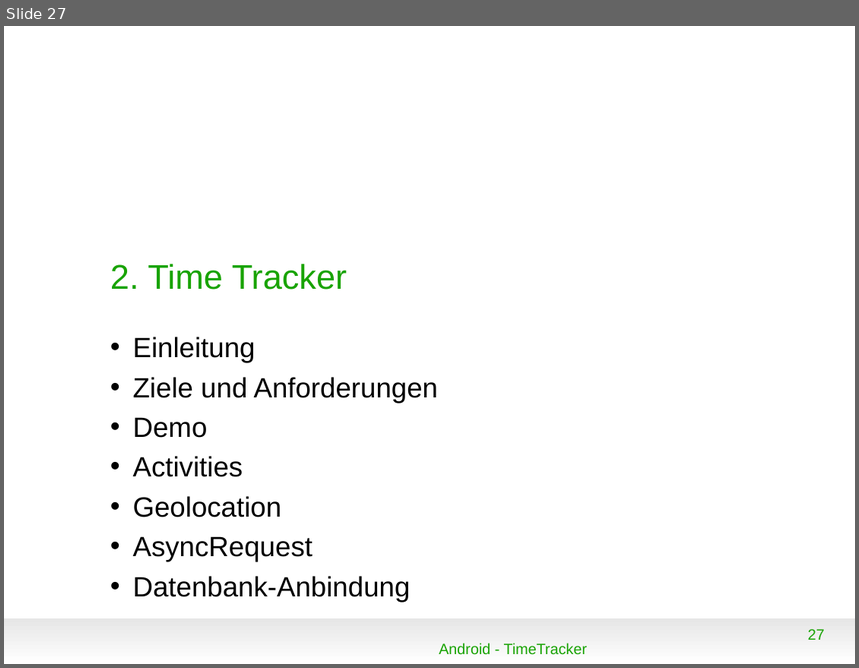
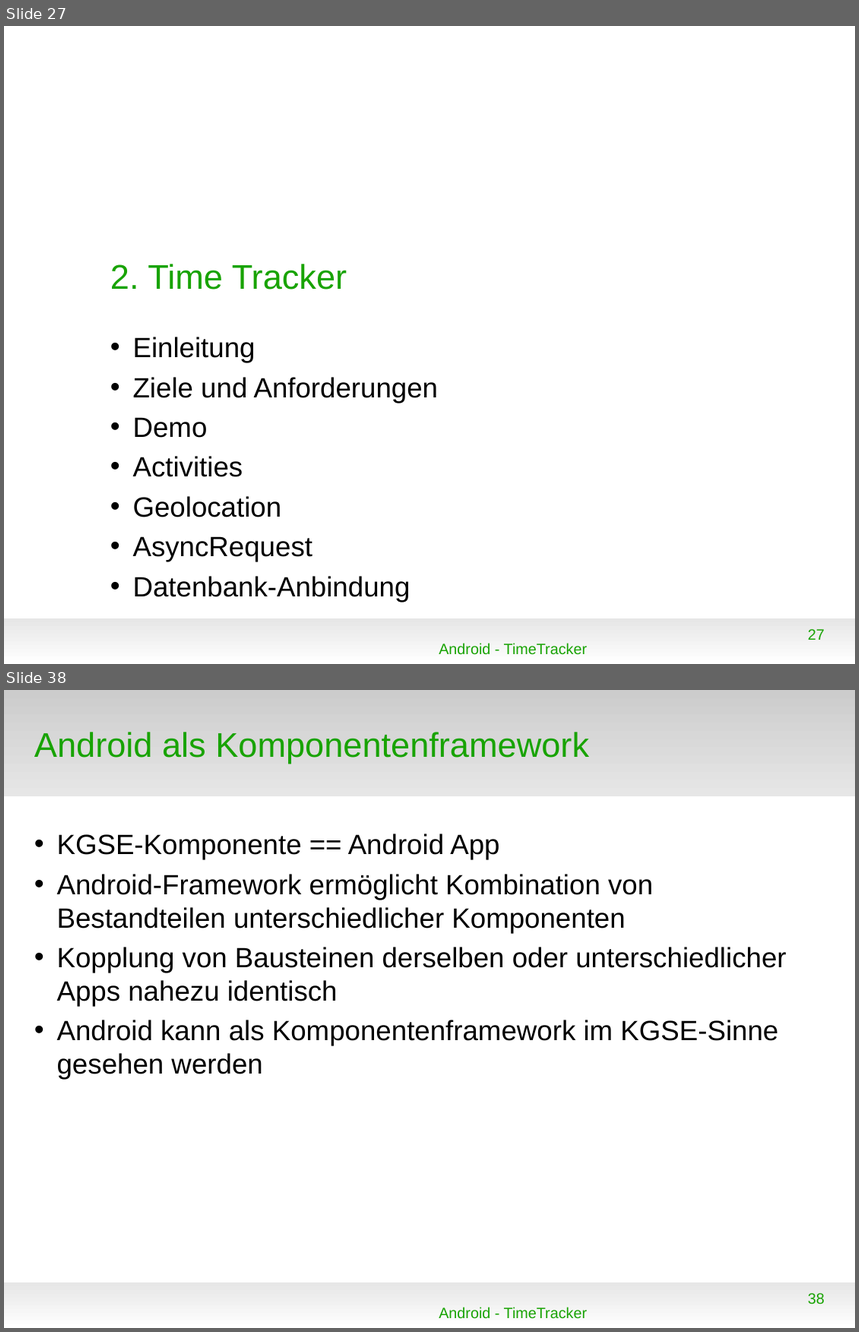
Before and after one commit to floriandrs/presentation, a slide deck: vortrag.odp. Shown one above the other, each under a label of ours: slide 27 before the commit, slides 27 and 38 after it; the slides between them are not shown. The pictures are 859x668 and 859x1332 pixels, drawn with LibreOffice and Linux fonts; fonts in the diff are those of the drawing; background and template pictures are left out. Boxes give left, top, right and bottom in pixels: in the first picture for what was removed or moved away, otherwise in the second. Text is boxed around its words. In the diff, an @@ line names an element or a change of style, - is before the commit and + after.

```diff
--- a/vortrag.odp
+++ b/vortrag.odp
@@ slide 38 added at [4,690,855,1328], background #FFFFFF; not listed: 1 template element that a slide beside it also shows @@
@@ rectangle added at [4,690,855,796], fill gradient #CCCCCC to #E6E6E6 @@
@@ title added at [34,732,589,763], 32 pt, text #18A303 @@
+Android als Komponentenframework
@@ text added at [57,834,786,1080], 26 pt, text #000000 @@
+• KGSE-Komponente == Android App
+• Android-Framework ermöglicht Kombination von Bestandteilen unterschiedlicher Komponenten
+• Kopplung von Bausteinen derselben oder unterschiedlicher Apps nahezu identisch
+• Android kann als Komponentenframework im KGSE-Sinne gesehen werden
@@ page number added at [808,1293,825,1304], 14 pt, text #18A303 @@
+38
@@ text added at [439,1307,588,1319], 14 pt, text #18A303 @@
+Android - TimeTracker
```
Also in this commit, not shown: 4 slides changed, 11 other slides added, 1 slide removed, 4 other files.
